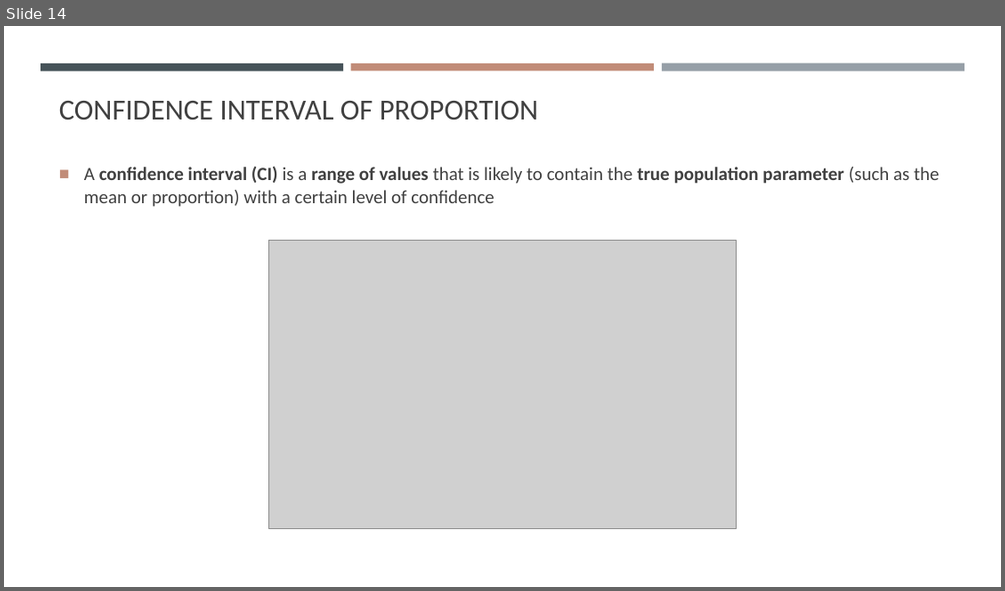
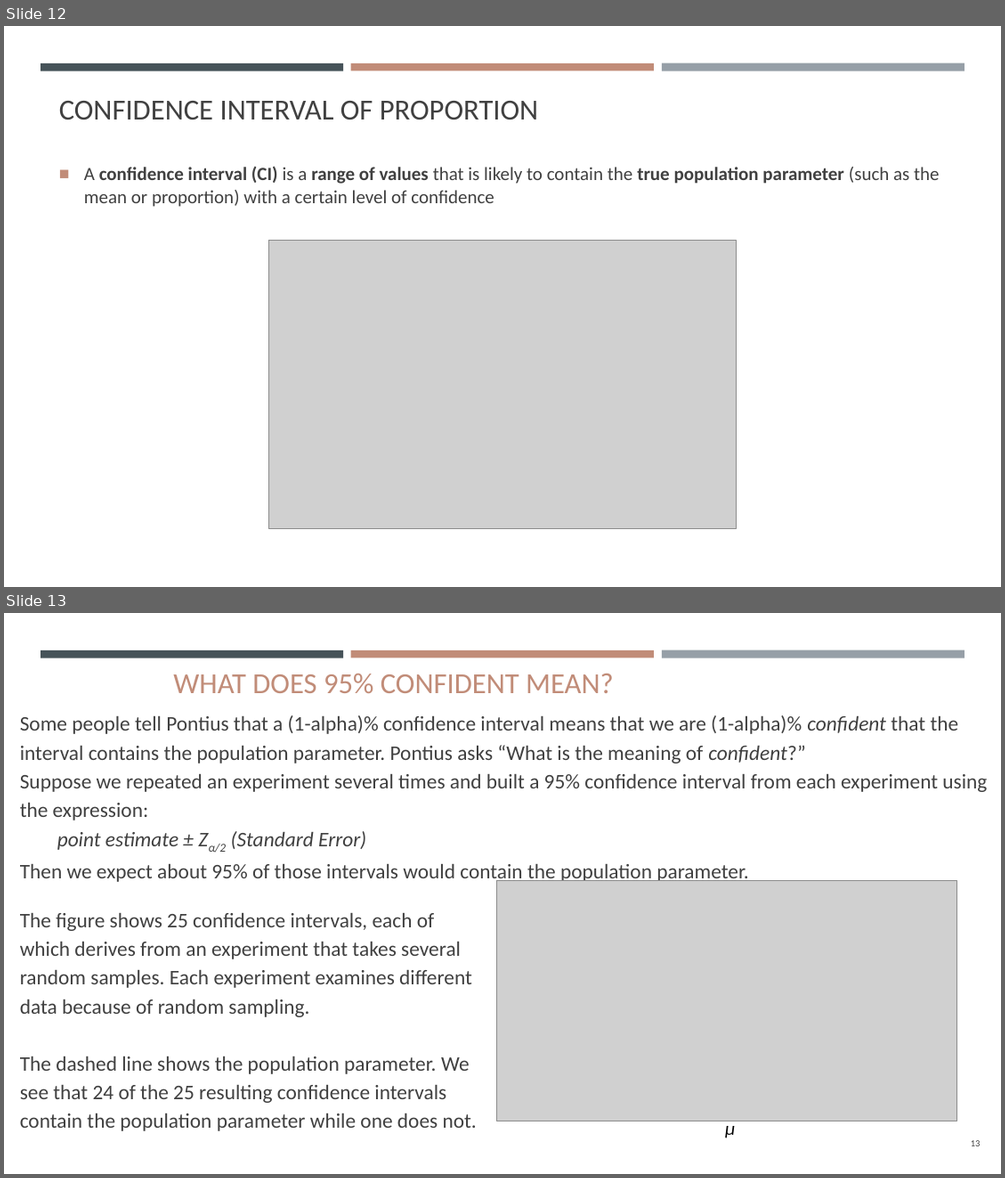
Before and after one commit to gisynw/geog-247, a slide deck: docs/Lectures/Week02/Week02_InferentialStas.pptx. Shown one above the other, each under a label of ours: slide 14 before the commit, slides 12 and 13 after it. The pictures are 1005x591 and 1005x1178 pixels, drawn with LibreOffice and Linux fonts; fonts in the diff are those of the drawing; grey boxes stand for pictures. Boxes give left, top, right and bottom in pixels: in the first picture for what was removed or moved away, otherwise in the second. Text is boxed around its words. In the diff, an @@ line names an element or a change of style, - is before the commit and + after.

```diff
--- a/docs/Lectures/Week02/Week02_InferentialStas.pptx
+++ b/docs/Lectures/Week02/Week02_InferentialStas.pptx
@@ slide 13 added at (4,613,1001,1174), background #FFFFFF; not listed: 3 template elements that a slide beside it also shows @@
@@ title added at (173,674,614,693), 28 pt, text #C18C78 @@
+WHAT DOES 95% CONFIDENT MEAN?
@@ text added at (20,715,987,884), 20 pt, text #404040 @@
+Some people tell Pontius that a (1-alpha)% confidence interval means that we are (1-alpha)% confident that the interval contains the population parameter. Pontius asks “What is the meaning of confident?”
+Suppose we repeated an experiment several times and built a 95% confidence interval from each experiment using the expression:
+point estimate ± Zα/2 (Standard Error)
+Then we expect about 95% of those intervals would contain the population parameter.
@@ picture added at (497,881,957,1121) @@
@@ text added at (20,913,477,1131), 20 pt, text #404040 @@
+The figure shows 25 confidence intervals, each of which derives from an experiment that takes several random samples. Each experiment examines different data because of random sampling.
+The dashed line shows the population parameter. We see that 24 of the 25 resulting confidence intervals contain the population parameter while one does not.
@@ text added at (725,1119,735,1138), 18 pt, text #000000, italic @@
+μ
@@ page number added at (971,1140,980,1146), 9 pt, text #404040 @@
+13
@@ what was slide 14 is now slide 12 @@
```
Also in this commit, not shown: 3 slides changed, 2 other slides added, 4 slides removed.
